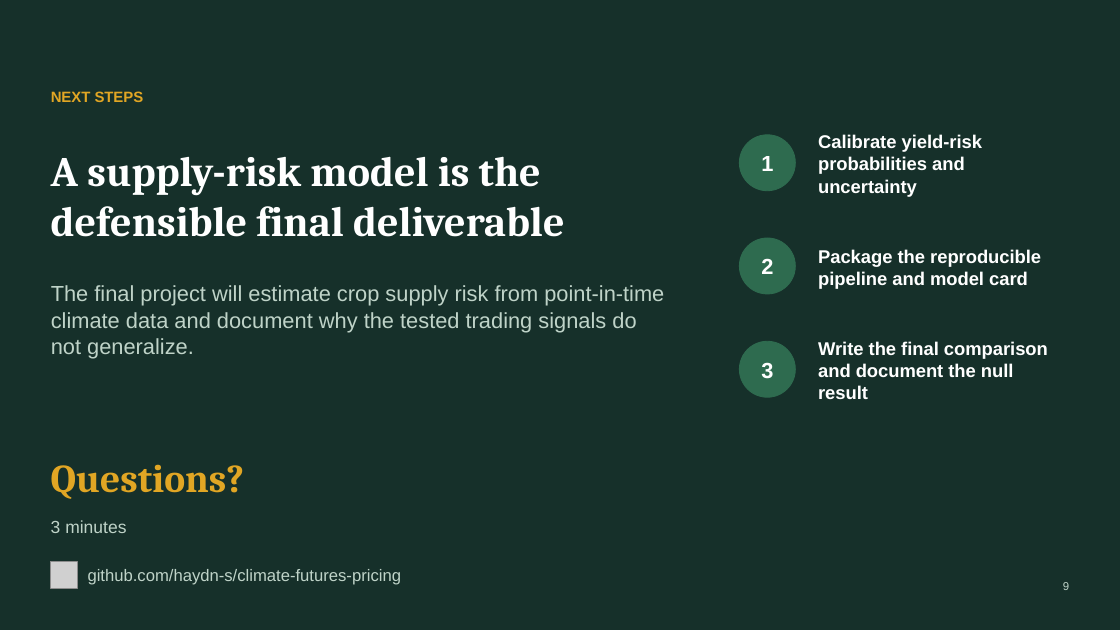
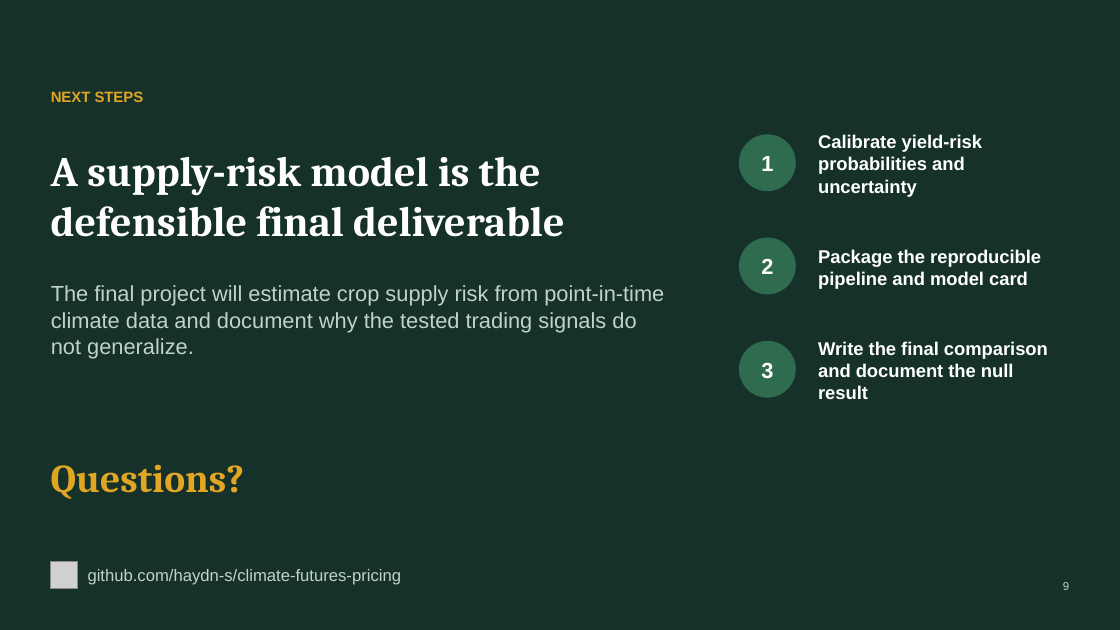
Before and after one commit to haydn-s/climate-futures-pricing, a slide deck: slide 9 of presentation/mid-semester/output/Midterm Presentation.pptx. Drawn at 1120x630 pixels with LibreOffice and Linux fonts; fonts in the diff are those of the drawing; grey boxes stand for pictures. Boxes give left, top, right and bottom in pixels: in the first picture for what was removed or moved away, otherwise in the second. Text is boxed around its words. In the diff, an @@ line names an element or a change of style, - is before the commit and + after.

```diff
--- a/presentation/mid-semester/output/Midterm Presentation.pptx
+++ b/presentation/mid-semester/output/Midterm Presentation.pptx
@@ text removed at box(51, 520, 126, 533) @@
-3 minutes
```
Also in this commit, not shown: 1 other slide changed.
